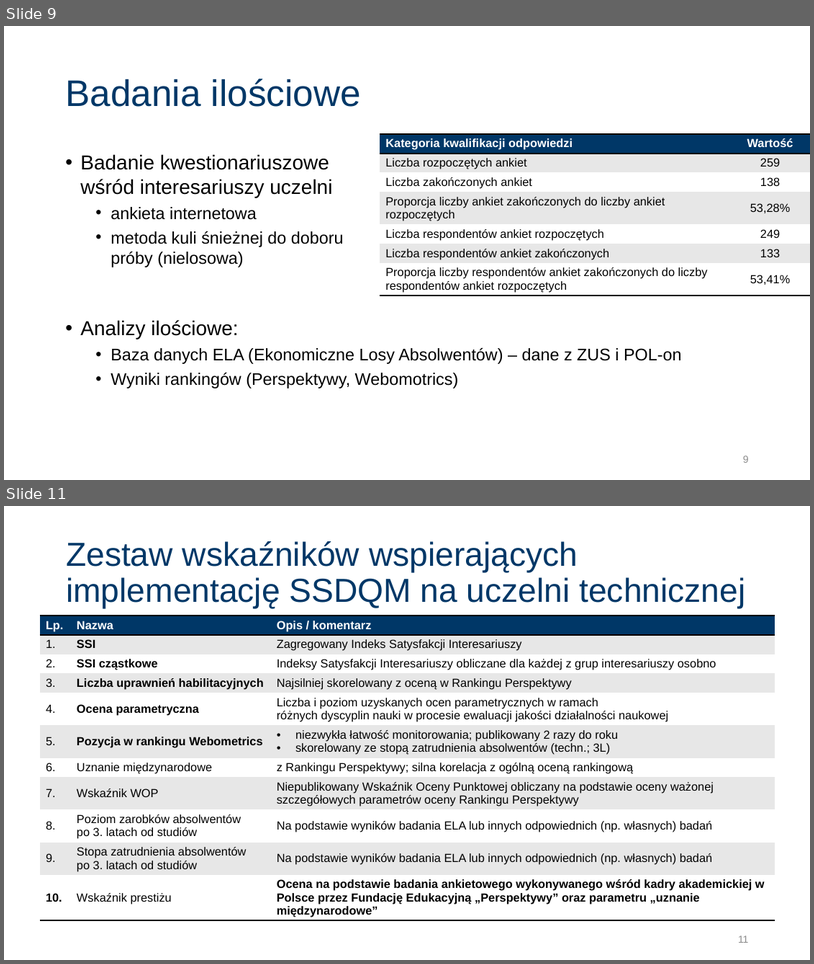
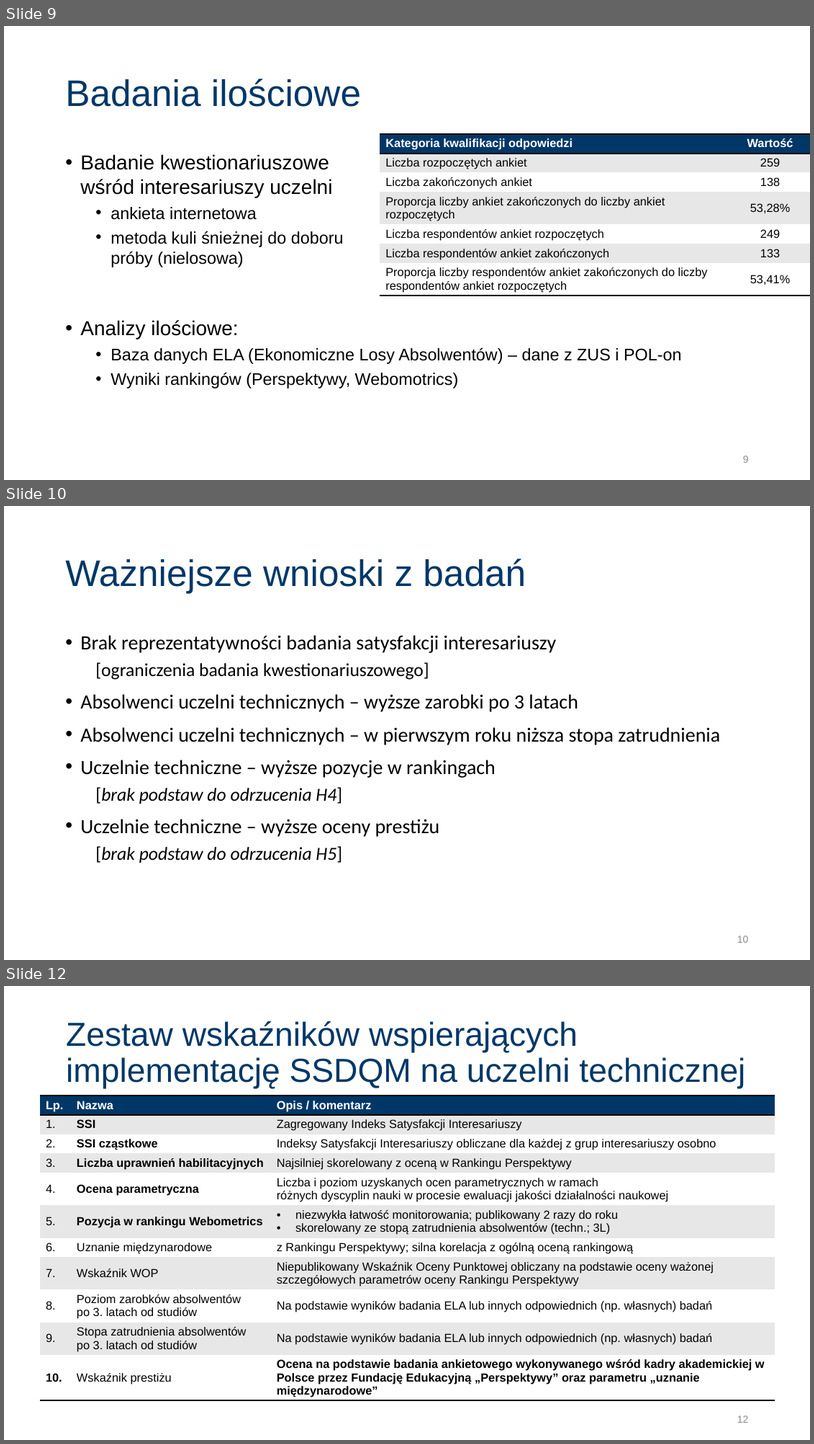
Before and after one commit to JeanPaulSzefler/doktorat_git, a slide deck: Obrona_JPSZEFLER/JPSZEFLER_ObronaDoktoratu_v0.1.pptx. Shown one above the other, each under a label of ours: slides 9 and 11 before the commit, slides 9, 10 and 12 after it; the slides between them are not shown. The pictures are 814x964 and 814x1444 pixels, drawn with LibreOffice and Linux fonts; fonts in the diff are those of the drawing. Boxes give left, top, right and bottom in pixels: in the first picture for what was removed or moved away, otherwise in the second. Text is boxed around its words. In the diff, an @@ line names an element or a change of style, - is before the commit and + after.

```diff
--- a/Obrona_JPSZEFLER/JPSZEFLER_ObronaDoktoratu_v0.1.pptx
+++ b/Obrona_JPSZEFLER/JPSZEFLER_ObronaDoktoratu_v0.1.pptx
@@ slide 10 added at [4,506,810,960], background #FFFFFF @@
@@ title added at [65,559,526,593], 44 pt, text #003767 @@
+Ważniejsze wnioski z badań
@@ text added at [80,635,720,862], 24 pt, text #000000 @@
+• Brak reprezentatywności badania satysfakcji interesariuszy
+  [ograniczenia badania kwestionariuszowego]
+• Absolwenci uczelni technicznych – wyższe zarobki po 3 latach
+• Absolwenci uczelni technicznych – w pierwszym roku niższa stopa zatrudnienia
+• Uczelnie techniczne – wyższe pozycje w rankingach
+  [brak podstaw do odrzucenia H4]
+• Uczelnie techniczne – wyższe oceny prestiżu
+  [brak podstaw do odrzucenia H5]
@@ page number added at [738,935,749,942], 12 pt, text #8C8C8C @@
+10
@@ what was slide 11 is now slide 12 @@
@@ page number at [738,1415,749,1422]: text changed @@
-11
+12
```
Also in this commit, not shown: 4 slides changed, 2 other slides added, 5 slides removed, 2 other files.
